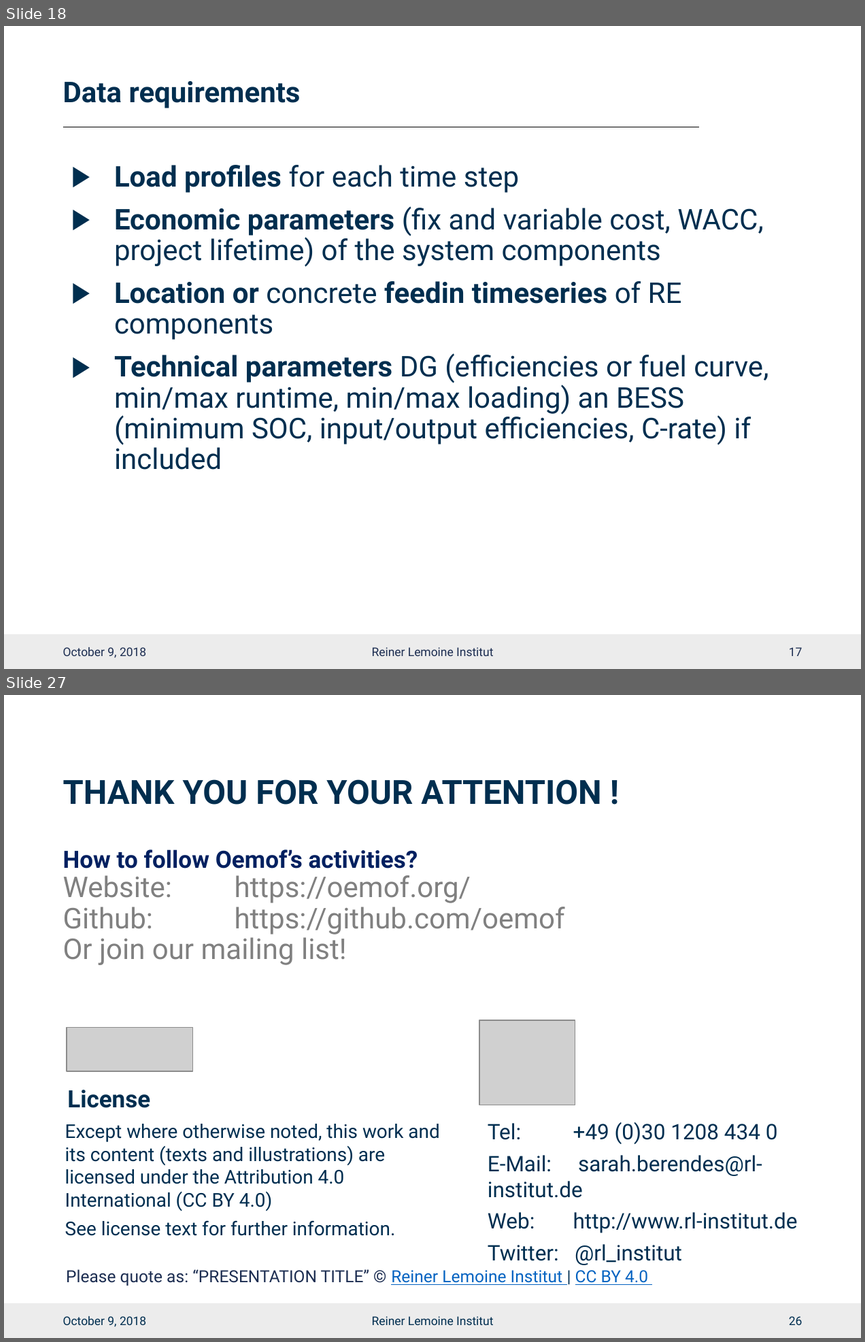
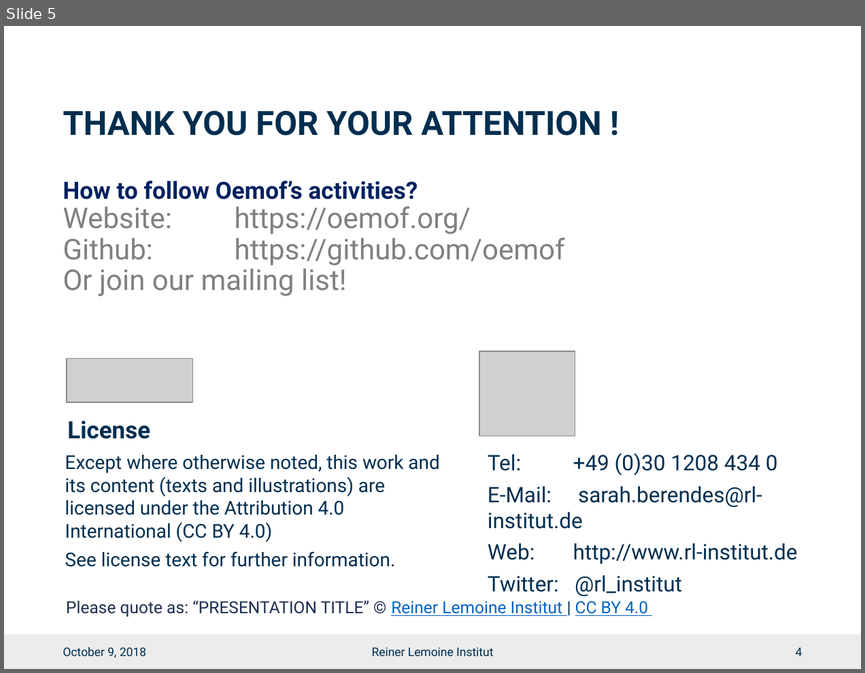
Before and after one commit to smartie2076/oemof_workshop, a slide deck: Oemof_Workshop_11_Closing.pptx. Shown one above the other, each under a label of ours: slides 18 and 27 before the commit, slide 5 after it; the slides between them are not shown. The pictures are 865x1342 and 865x673 pixels, drawn with LibreOffice and Linux fonts; fonts in the diff are those of the drawing; grey boxes stand for pictures; background and template pictures are left out. Boxes give left, top, right and bottom in pixels: in the first picture for what was removed or moved away, otherwise in the second. Text is boxed around its words. In the diff, an @@ line names an element or a change of style, - is before the commit and + after.

```diff
--- a/Oemof_Workshop_11_Closing.pptx
+++ b/Oemof_Workshop_11_Closing.pptx
@@ slide 18 removed at [4,26,861,669], background #FFFFFF; not listed: 1 template element that a slide beside it also shows @@
@@ title removed at [63,81,300,108] @@
-Data requirements
@@ line removed from (63, 127) to (699, 127) @@
@@ text removed at [114,165,768,469] @@
-▶ Load profiles for each time step
-▶ Economic parameters (fix and variable cost, WACC, project lifetime) of the system components
-▶ Location or concrete feedin timeseries of RE components
-▶ Technical parameters DG (efficiencies or fuel curve, min/max runtime, min/max loading) an BESS (minimum SOC, input/output efficiencies, C-rate) if included
@@ text removed at [63,647,146,657] @@
-October 9, 2018
@@ text removed at [372,647,493,656] @@
-Reiner Lemoine Institut
@@ page number removed at [789,647,802,656] @@
-17
@@ what was slide 27 is now slide 5 @@
@@ page number at [796,647,802,656]: text changed @@
-26
+4
```
Also in this commit, not shown: 1 slide changed, 2 slides added, 23 other slides removed, 3 other files.
